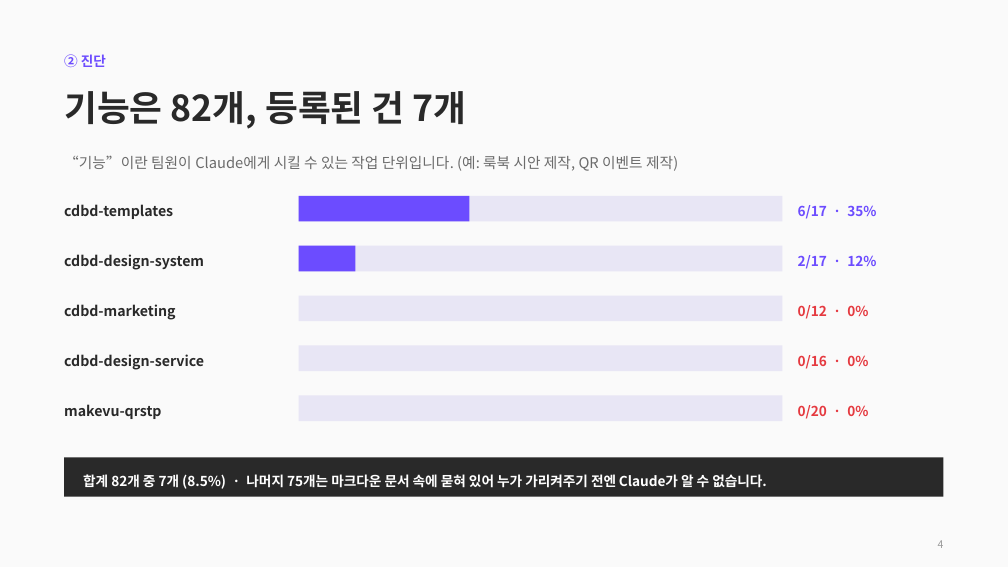
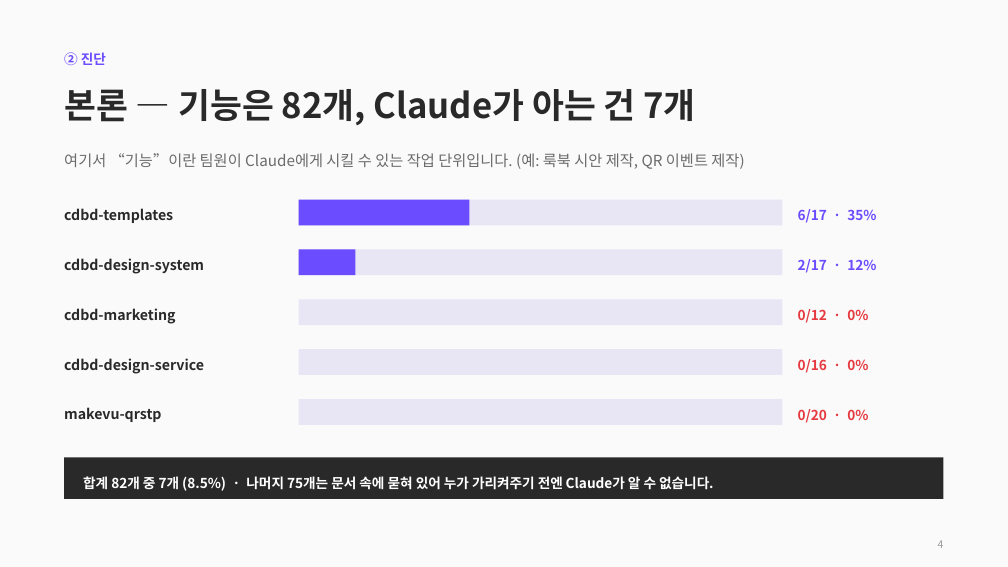
Before and after one commit to CdBd-in/design, a slide deck: slide 5 of CdBd 문서 체계 진단 및 개편 제안.pptx. Drawn at 1008x567 pixels with LibreOffice and Linux fonts; fonts in the diff are those of the drawing. Boxes give left, top, right and bottom in pixels: in the first picture for what was removed or moved away, otherwise in the second. Text is boxed around its words. In the diff, an @@ line names an element or a change of style, - is before the commit and + after.

```diff
--- a/CdBd 문서 체계 진단 및 개편 제안.pptx
+++ b/CdBd 문서 체계 진단 및 개편 제안.pptx
@@ text at [64,89,696,125]: text changed; size 34 to 33 pt @@
-기능은 82개, 등록된 건 7개
+본론 — 기능은 82개, Claude가 아는 건 7개
@@ text at [64,153,744,169]: text changed; size 14 to 14.5 pt @@
-“기능”이란 팀원이 Claude에게 시킬 수 있는 작업 단위입니다. (예: 룩북 시안 제작, QR 이벤트 제작)
+여기서 “기능”이란 팀원이 Claude에게 시킬 수 있는 작업 단위입니다. (예: 룩북 시안 제작, QR 이벤트 제작)
@@ 9 texts, 7 rectangles: place and size @@
-9 texts, 7 rectangles at [64,196,876,421]
+9 texts, 7 rectangles at [64,200,876,425]
@@ text at [83,476,713,491]: text changed @@
-합계 82개 중 7개 (8.5%) · 나머지 75개는 마크다운 문서 속에 묻혀 있어 누가 가리켜주기 전엔 Claude가 알 수 없습니다.
+합계 82개 중 7개 (8.5%) · 나머지 75개는 문서 속에 묻혀 있어 누가 가리켜주기 전엔 Claude가 알 수 없습니다.
```
Also in this commit, not shown: 13 other slides changed, 5 slides added, 2 slides removed.
